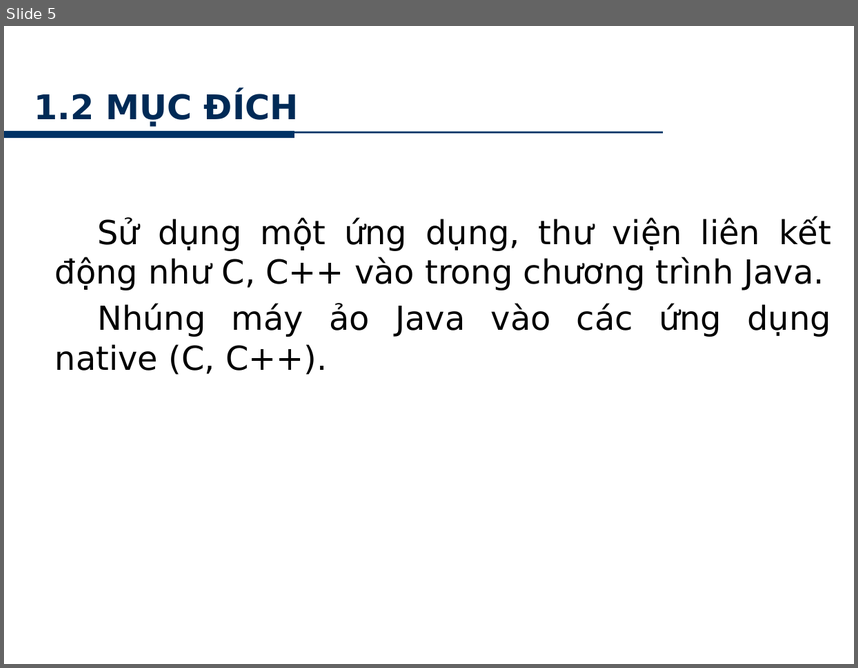
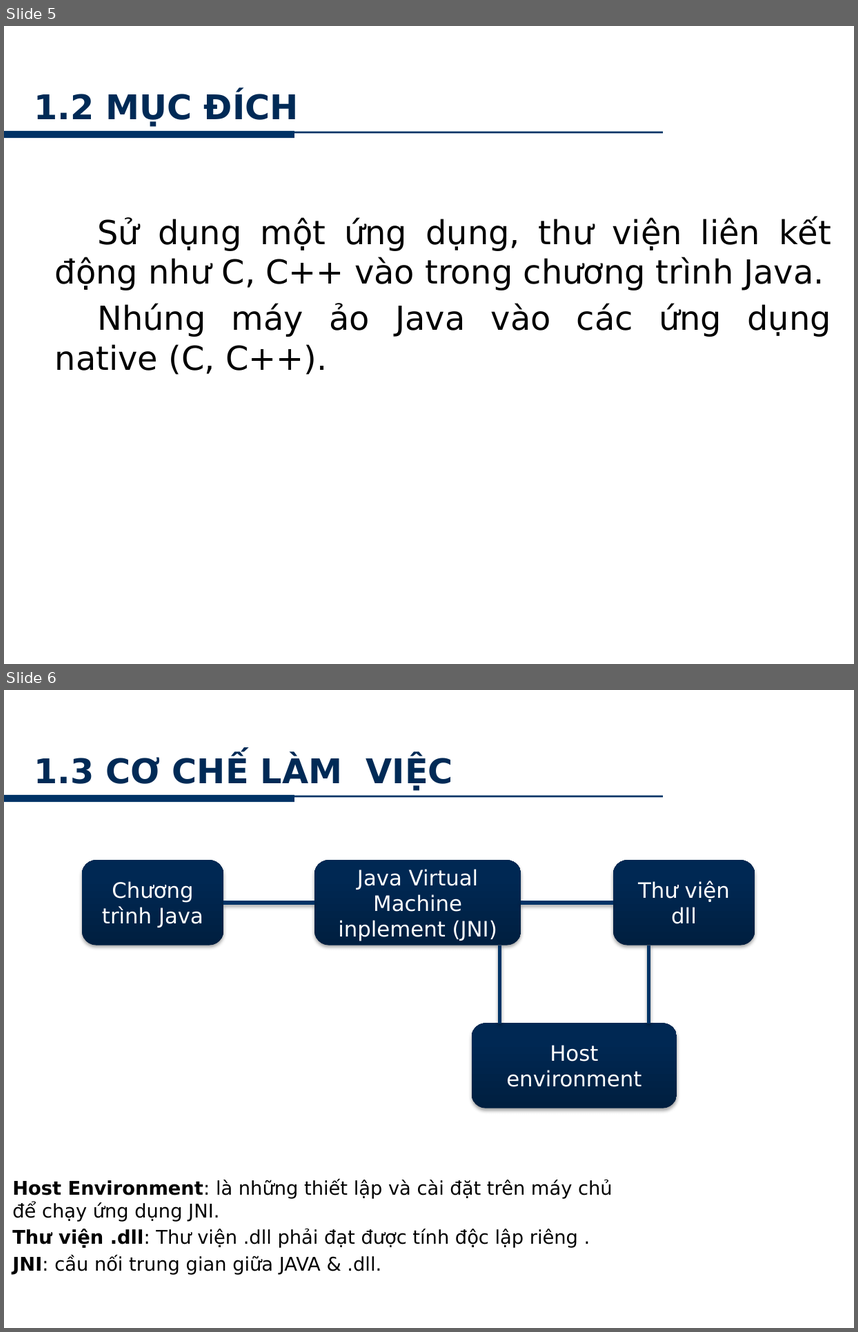
Before and after one commit to minhkhanh/UofS-Java, a slide deck: Seminar_JNI/Slide_00.pptx. Shown one above the other, each under a label of ours: slide 5 before the commit, slides 5 and 6 after it. The pictures are 858x668 and 858x1332 pixels, drawn with LibreOffice and Linux fonts; fonts in the diff are those of the drawing; background and template pictures are left out. Boxes give left, top, right and bottom in pixels: in the first picture for what was removed or moved away, otherwise in the second. Text is boxed around its words. In the diff, an @@ line names an element or a change of style, - is before the commit and + after.

```diff
--- a/Seminar_JNI/Slide_00.pptx
+++ b/Seminar_JNI/Slide_00.pptx
@@ slide 6 added at <box>4,690,854,1328</box>, background picture (left out); not listed: 2 template elements that a slide beside it also shows @@
@@ text added at <box>670,704,833,726</box>, 10 pt, text #FFFFFF @@
+www.hcmus.edu.vn
@@ title added at <box>34,756,453,791</box>, 28.8 pt, text gradient #00152B to #002A56 to #002750, bold @@
+1.3 CƠ CHẾ LÀM VIỆC
@@ rounded rectangle added at <box>82,860,224,945</box>, fill gradient #001F40 to #002953 to #002954, 18 pt, text #FFFFFF @@
+Chương trình Java
@@ rounded rectangle added at <box>314,860,521,945</box>, fill gradient #001F40 to #002953 to #002954, 18 pt, text #FFFFFF @@
+Java Virtual Machine inplement (JNI)
@@ rounded rectangle added at <box>613,860,755,945</box>, fill gradient #001F40 to #002953 to #002954, 18 pt, text #FFFFFF @@
+Thư viện dll
@@ line added from (223, 903) to (314, 903), #003366 3 pt @@
@@ line added from (521, 903) to (613, 903), #003366 3 pt @@
@@ line added from (499, 945) to (499, 1023), #003366 3 pt @@
@@ line added from (648, 945) to (648, 1023), #003366 3 pt @@
@@ rounded rectangle added at <box>472,1023,677,1108</box>, fill gradient #001F40 to #002953 to #002954, 18 pt, text #FFFFFF @@
+Host environment
@@ text added at <box>12,1179,613,1274</box>, 16 pt, text #000000 @@
+Host Environment: là những thiết lập và cài đặt trên máy chủ để chạy ứng dụng JNI.
+Thư viện .dll: Thư viện .dll phải đạt được tính độc lập riêng .
+JNI: cầu nối trung gian giữa JAVA & .dll.
@@ page number added at <box>323,1292,521,1328</box>, 20 pt, text #FFFFFF @@
+6
```
